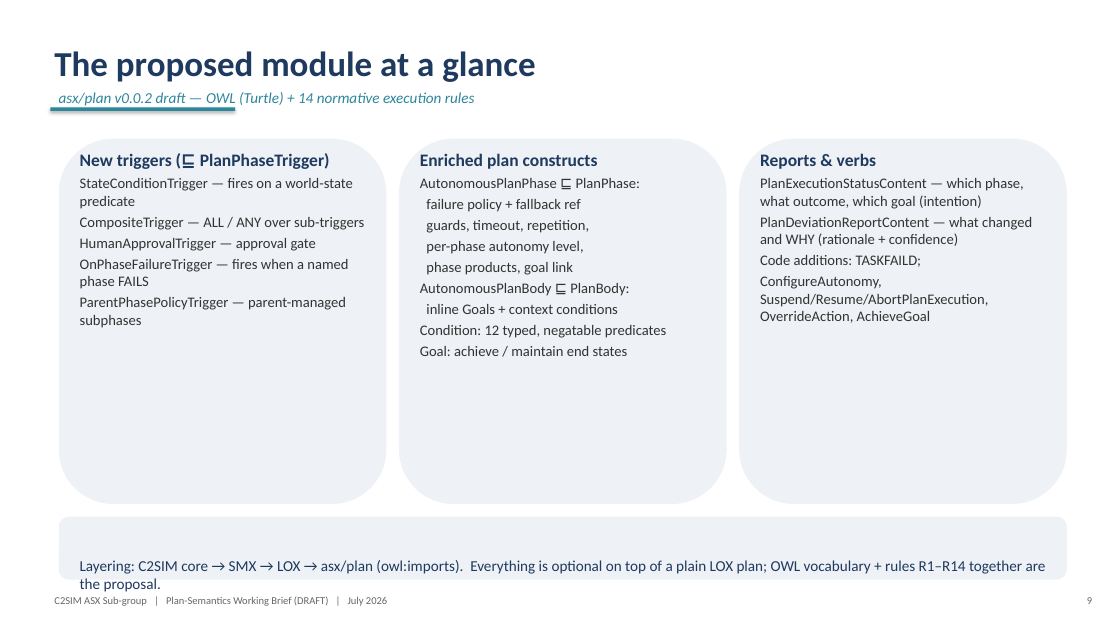
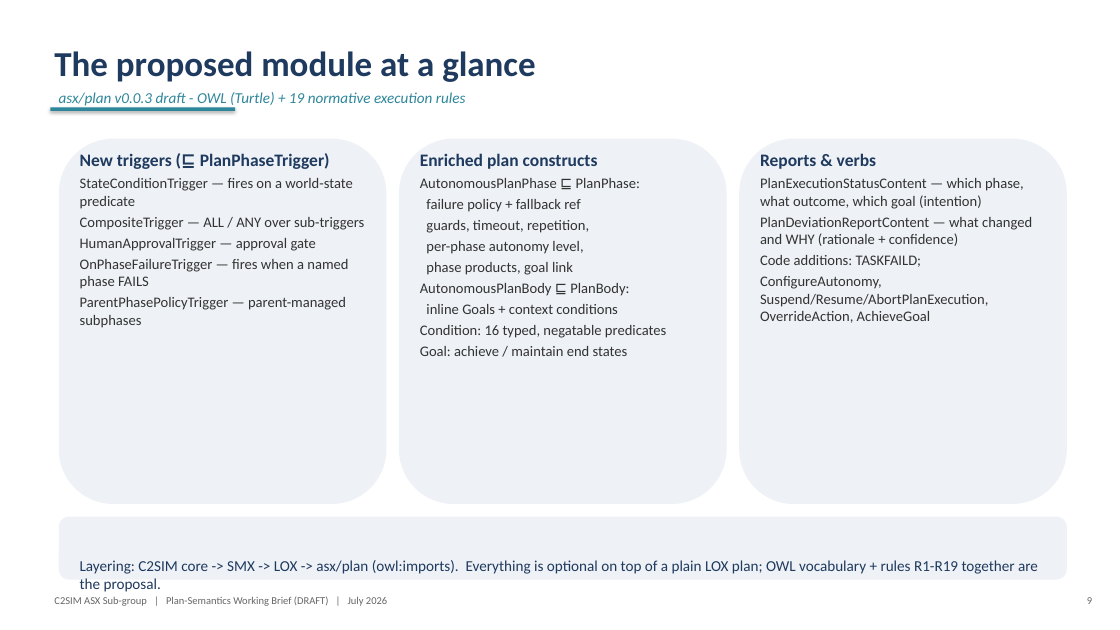
Before and after one commit to hyssostech/C2SIMArtifacts, a slide deck: slide 9 of Subgroups/ASX/Proposed Extension Working Materials/ASX-PlanSemantics-Briefing.pptx. Drawn at 1120x630 pixels with LibreOffice and Linux fonts; fonts in the diff are those of the drawing. Boxes give left, top, right and bottom in pixels: in the first picture for what was removed or moved away, otherwise in the second. Text is boxed around its words. In the diff, an @@ line names an element or a change of style, - is before the commit and + after.

```diff
--- a/Subgroups/ASX/Proposed Extension Working Materials/ASX-PlanSemantics-Briefing.pptx
+++ b/Subgroups/ASX/Proposed Extension Working Materials/ASX-PlanSemantics-Briefing.pptx
@@ text at box(59, 92, 466, 108): text changed @@
-asx/plan v0.0.2 draft — OWL (Turtle) + 14 normative execution rules
+asx/plan v0.0.3 draft - OWL (Turtle) + 19 normative execution rules
@@ text at box(420, 325, 666, 338): text changed @@
-Condition: 12 typed, negatable predicates
+Condition: 16 typed, negatable predicates
@@ text at box(80, 560, 1038, 574): text changed @@
-Layering: C2SIM core → SMX → LOX → asx/plan (owl:imports). Everything is optional on top of a plain LOX plan; OWL vocabulary + rules R1–R14 together are the proposal.
+Layering: C2SIM core -> SMX -> LOX -> asx/plan (owl:imports). Everything is optional on top of a plain LOX plan; OWL vocabulary + rules R1-R19 together are the proposal.
```
Also in this commit, not shown: 3 other slides changed, 1 slide added, 11 other files.
